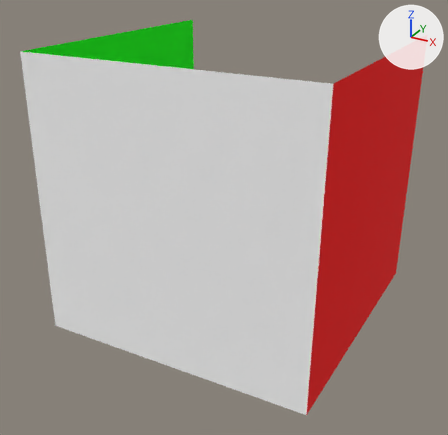
Renders of the OBJ model assets/cornell_box.obj from each side of a commit.
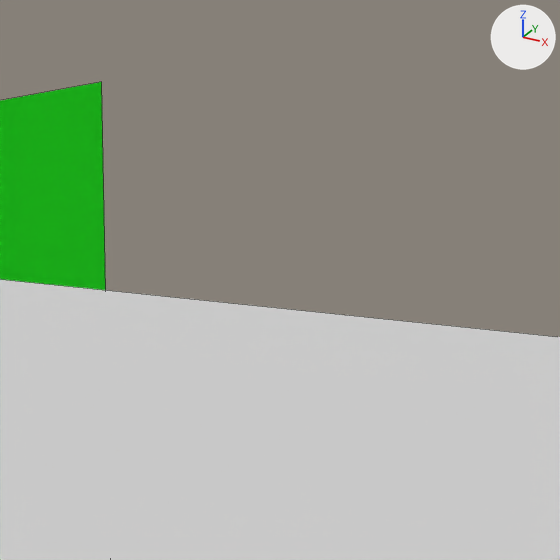
Each version is shown whole from a 50 mm camera at (822.0, -1337.0, 714.0) aimed at (263.0, -322.0, 206.0), then close up on the part from 38% to 67% of the width and 0% to 31% of the height. Lighting does not change. The marker at upper right points along +X, +Y and +Z. The close-ups show mesh edges as thin lines. Where no turn or scale is listed for an object, it has been applied to the vertices.

Objects in the first close-up: 'back_wall', 'green_wall'.
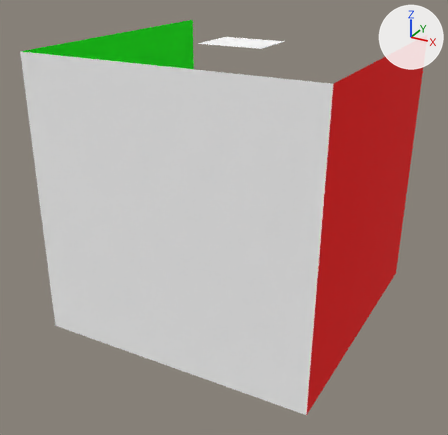
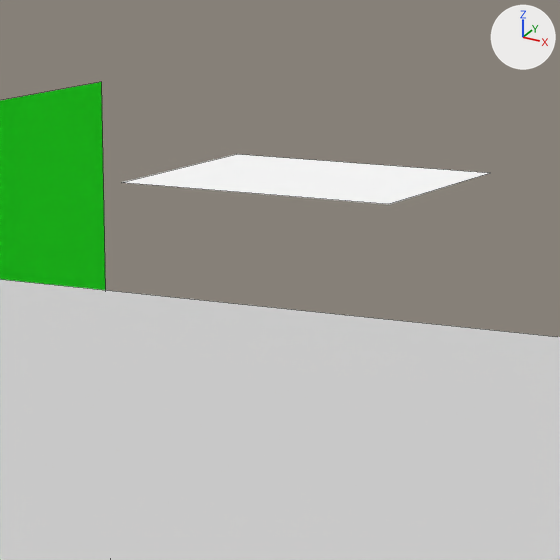
Boxes (x1, y1, x2, y2) around the edits, measured in the close-ups (560 x 560 px):
'light', added: after (121, 154, 489, 204)

The change, as a list of edits to the scene's bpy script:
```text
Add mat_light:
    mat_light = principled_material('light')
    mat_light.base_color = (1.0, 1.0, 1.0)  # white #ffffff
    mat_light.roughness = 1.0
Add me_light:
    me_light.from_pydata([(343.0, -227.0, 548.0), (343.0, -332.0, 548.0), (213.0, -332.0, 548.0), (213.0, -227.0, 548.0)], [], [(0, 1, 2, 3)])
    me_light.materials.append(mat_light)  # white #ffffff
Add ob_light:
    ob_light = bpy.data.objects.new('light', me_light)
    ob_light.location = (0.0, 0.0, 0.0)
```
